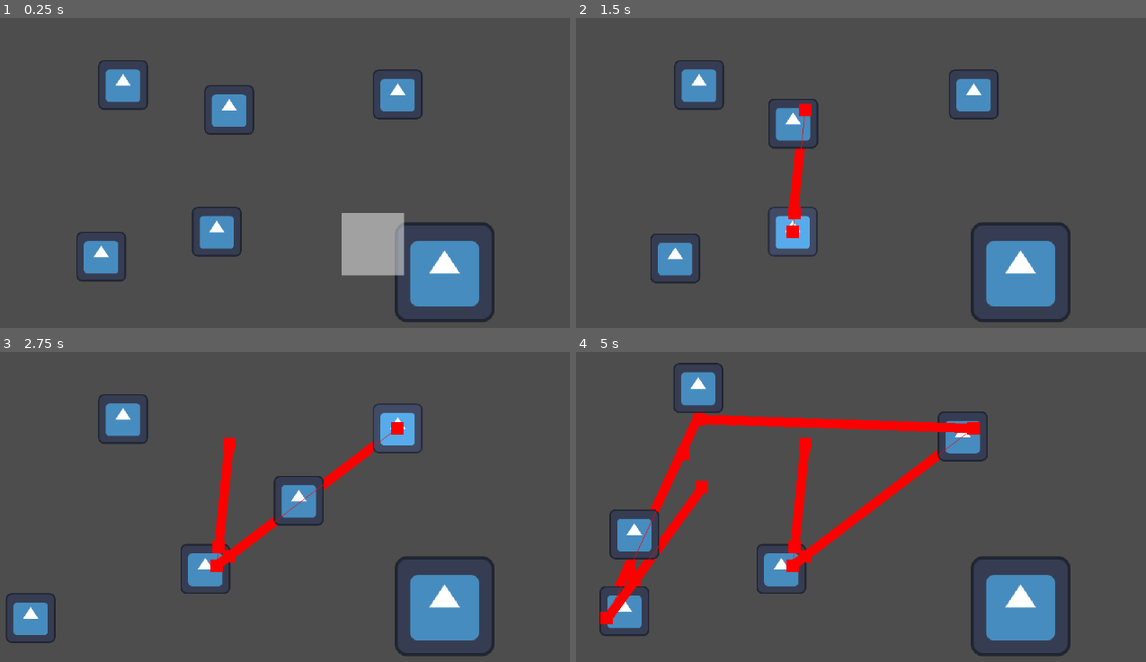
Above: before the commit, frames 1-4 (two rows, left to right).
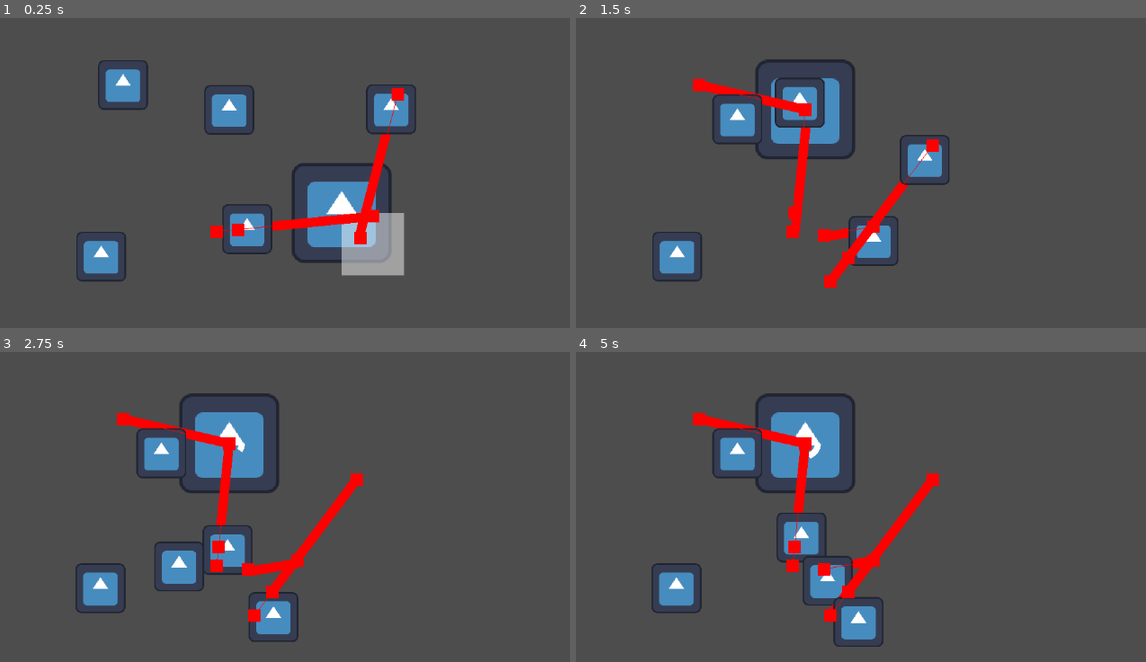
Above: after the commit, the same moments.

Repository: EEGAR1/summer-game-jam
Game: Godot game, scene res://scenes/main.tscn
Two runs of this game, one before a commit and one after it. Both use one fixed random seed, a clock stepped at 60 frames per second and the inputs below. The project has no main scene, so this scene is started directly. The engine's default icon, where the game draws it, is replaced by a stand-in: a white triangle on a blue panel in a dark square.
Inputs (mouse positions are in pixels of both pictures, inside the frame that each line leads up to):
- Up to frame 1 (0.25 s): no input
- Up to frame 2 (1.5 s): move the mouse to (804, 111) at 0.52 s; press the mouse at (804, 111) at 0.53 s; tap Enter at 1.25 s; move the mouse to (792, 231) at 1.27 s; release the mouse at (792, 231) at 1.28 s; click (792, 231) at 1.35 s
- Up to frame 3 (2.75 s): move the mouse to (399, 429) at 2.02 s; press the mouse at (399, 429) at 2.03 s
- Up to frame 4 (5 s): move the mouse to (701, 420) at 2.77 s; release the mouse at (701, 420) at 2.78 s; click (701, 420) at 2.85 s; move the mouse to (604, 618) at 3.52 s; press the mouse at (604, 618) at 3.53 s; move the mouse to (701, 485) at 4.27 s; release the mouse at (701, 485) at 4.28 s; click (701, 485) at 4.35 s

The runs differ from the first frame. In frame 1, 9.3% of the frame differs, in the area x 33-87%, y 16-98%; in frame 2, 12%; in frame 3, 16%; in frame 4, 19%, in the area x 4-87%, y 3-98%.

Commit message:
Mostly done pathfinding

Diff:
--- a/scenes/prefab/person.tscn
+++ b/scenes/prefab/person.tscn
@@ -25,6 +25,7 @@
 path_desired_distance = 50.0
 target_desired_distance = 50.0
 avoidance_enabled = true
+radius = 8.0
 neighbor_distance = 1000.0
 time_horizon_agents = 15.0
 time_horizon_obstacles = 15.0
--- a/scripts/building.gd
+++ b/scripts/building.gd
@@ -8,7 +8,7 @@
 	BUILDING,
 	BUILT
 }
-var current_state := STATE.BUILDING
+var current_state := STATE.PLACING
 
 signal built
 
@@ -19,7 +19,9 @@
 	queue_redraw()
 	match current_state:
 		STATE.PLACING:
-			pass
+			global_position = (get_global_mouse_position() / 16) * 16
+			if Input.is_action_just_pressed("m1"):
+				current_state = STATE.BUILDING
 		STATE.BUILDING:
 			for person in get_overlapping_bodies().filter(func(x): return x is Person):
 				person = person as Person
--- a/scripts/person.gd
+++ b/scripts/person.gd
@@ -33,8 +33,8 @@
 	for i in target_positions:
 		if target_positions.find(i) == id:	continue
 
-		if i.distance_to(movement_target) < 16.0:
-			movement_target += Vector2(cos(rand), sin(rand)) * 16.0
+		if i.distance_to(movement_target) < 10.0:
+			movement_target += Vector2(cos(rand), sin(rand)) * 10.0
 	navigation_agent.target_position = movement_target
 
 var current_path : CustomPath = CustomPath.new()
@@ -130,9 +130,9 @@
 
 func _on_navigation_agent_2d_velocity_computed(safe_velocity: Vector2) -> void:
 	if stopped:
-		velocity = Vector2.ZERO
+		velocity = lerp(velocity, Vector2.ZERO, 0.8)
 	else:
-		velocity = safe_velocity.normalized() * 50.0
+		velocity = lerp(velocity, safe_velocity.normalized() * 50.0, 0.8)
 	move_and_slide()
 
 @onready var building_sense: Area2D = $BuildingSense
